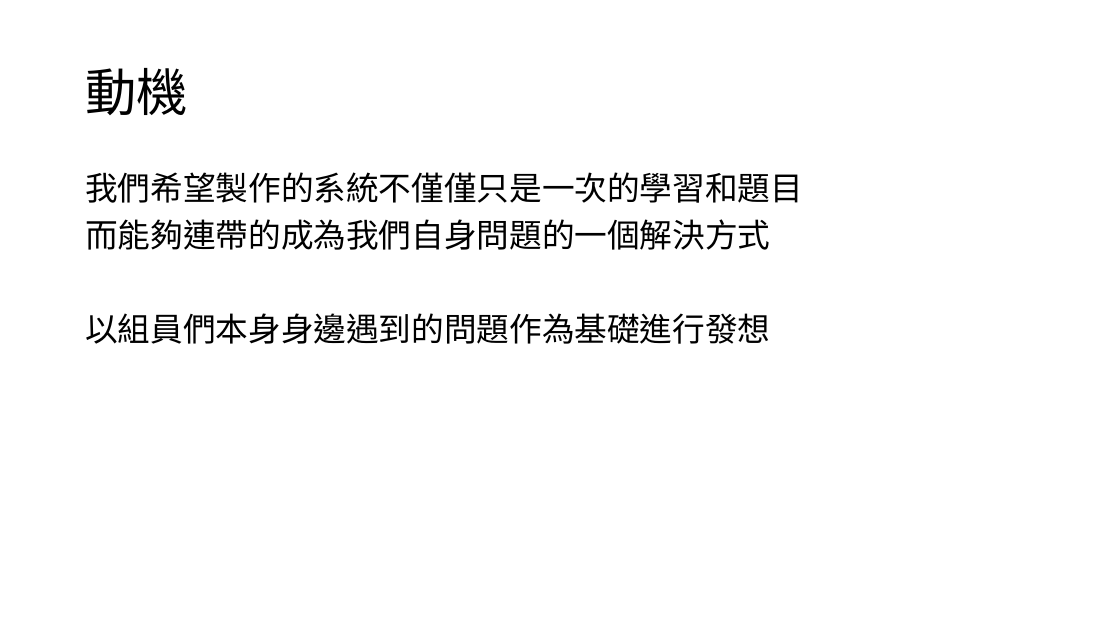
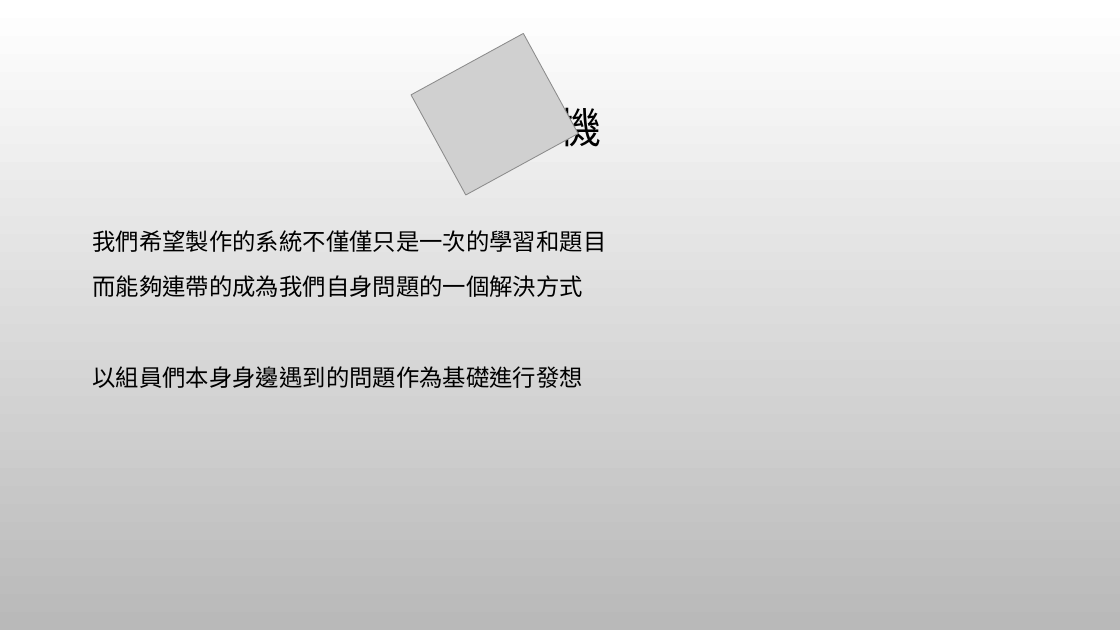
Before and after one commit to bbblu/courtesy-umbrella-docs, a slide deck: slide 3 of 初審簡報.pptx (slide 2 before the commit). Drawn at 1120x630 pixels with LibreOffice and Linux fonts; fonts in the diff are those of the drawing; grey boxes stand for pictures; background and template pictures are left out. Boxes give left, top, right and bottom in pixels: in the first picture for what was removed or moved away, otherwise in the second. Text is boxed around its words. In the diff, an @@ line names an element or a change of style, - is before the commit and + after.

```diff
--- a/初審簡報.pptx
+++ b/初審簡報.pptx
@@ background #FFFFFF to picture (left out) @@
@@ title "動機" moved from (x1=85, y1=68, x2=188, y2=115) to (x1=518, y1=101, x2=602, y2=154) @@
@@ title "動機" at (x1=518, y1=101, x2=602, y2=154): size 44 to 36 pt, font Calibri to Noto Sans CJK TC; alignment left to centre @@
@@ picture added at (x1=411, y1=33, x2=578, y2=195) @@
@@ text "我們希望製作的系統不僅僅只是一次的學習和題目" moved from (x1=85, y1=172, x2=803, y2=344) to (x1=92, y1=230, x2=606, y2=388) @@
@@ text "我們希望製作的系統不僅僅只是一次的學習和題目" at (x1=92, y1=230, x2=606, y2=388): size 28 to 20 pt, font Calibri to Noto Sans CJK TC; line spacing 0.9 to 1.2 @@
```
Also in this commit, not shown: 7 other slides changed, 3 slides added, 1 slide removed.
